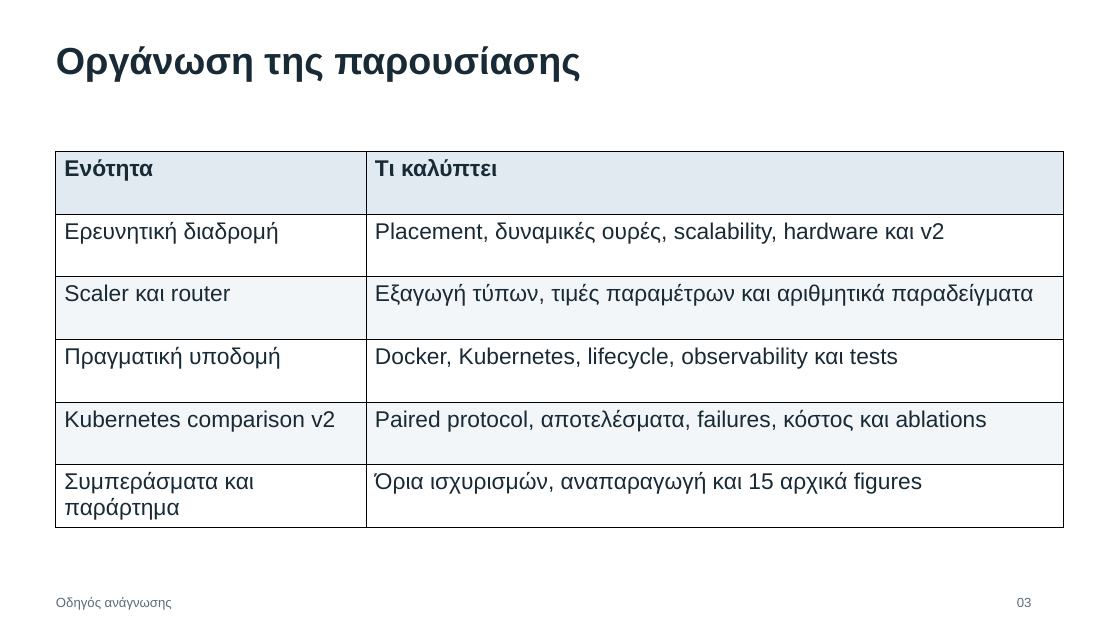
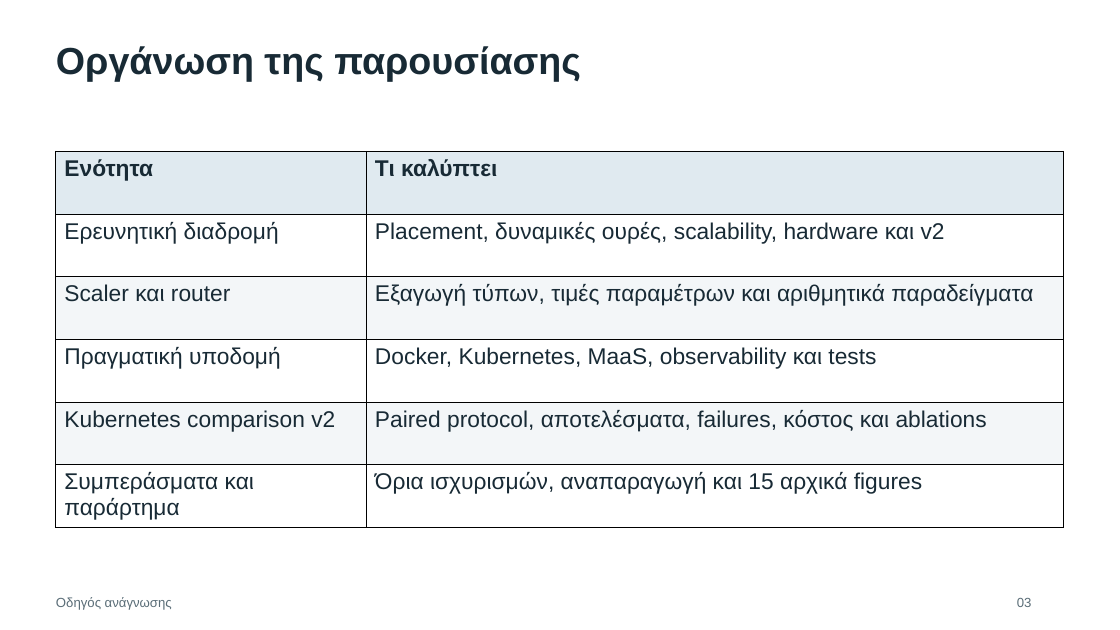
Before and after one commit to Dionisis09/sovereign-6g-jointsla, a slide deck: slide 3 of JointSLA/02_Presentations/JointSLA_Complete_Presentation.pptx. Drawn at 1120x630 pixels with LibreOffice and Linux fonts; fonts in the diff are those of the drawing. Boxes give left, top, right and bottom in pixels: in the first picture for what was removed or moved away, otherwise in the second. Text is boxed around its words. In the diff, an @@ line names an element or a change of style, - is before the commit and + after.

```diff
--- a/JointSLA/02_Presentations/JointSLA_Complete_Presentation.pptx
+++ b/JointSLA/02_Presentations/JointSLA_Complete_Presentation.pptx
@@ table at [56,151,1065,528] @@
-row 4, column 2: Docker, Kubernetes, lifecycle, observability και tests
+row 4, column 2: Docker, Kubernetes, MaaS, observability και tests
```
Also in this commit, not shown: 46 other slides changed, 7 slides added, 25 other files.
